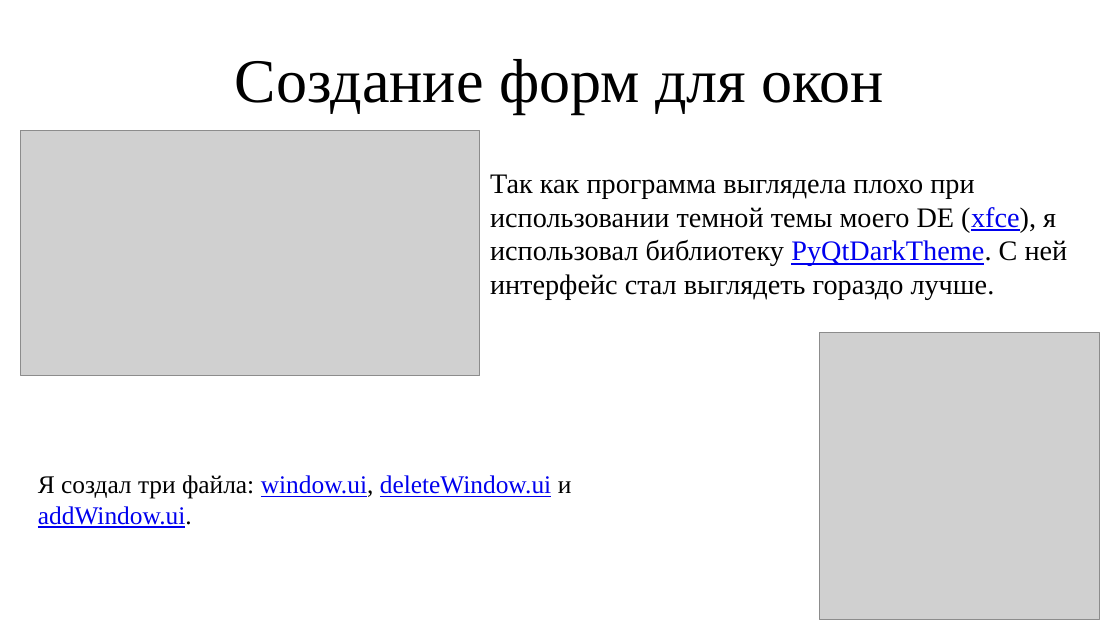
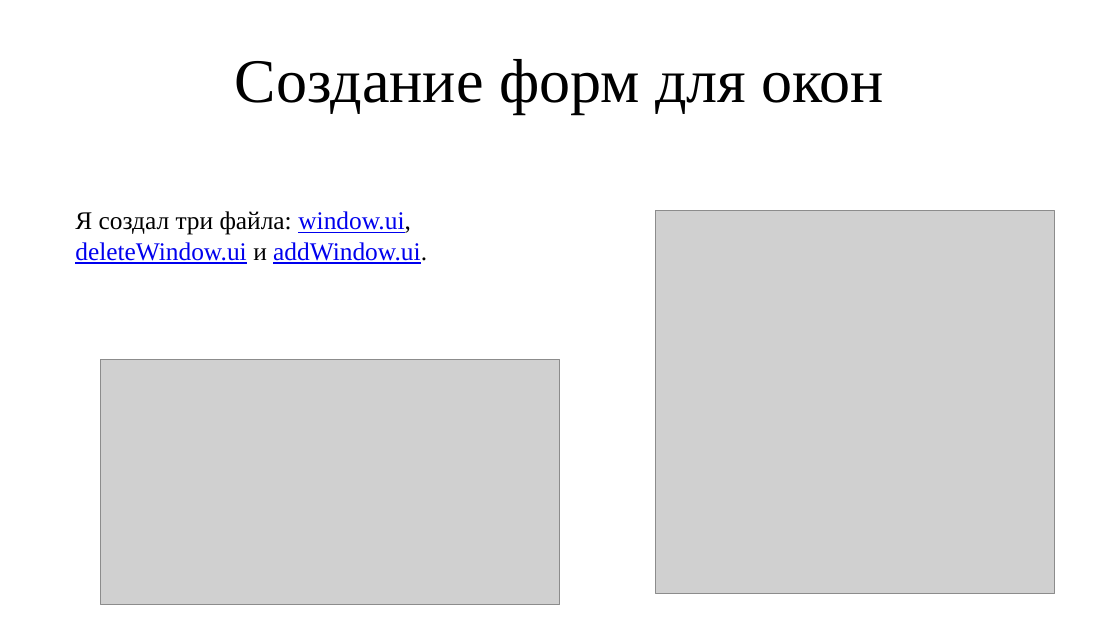
Before and after one commit to NiKar-coder/Project, a slide deck: slide 4 of Presentation.pptx. Drawn at 1120x630 pixels with LibreOffice and Linux fonts; fonts in the diff are those of the drawing; grey boxes stand for pictures. Boxes give left, top, right and bottom in pixels: in the first picture for what was removed or moved away, otherwise in the second. Text is boxed around its words. In the diff, an @@ line names an element or a change of style, - is before the commit and + after.

Commit message:
Discard PyQtDarkTheme

```diff
--- a/Presentation.pptx
+++ b/Presentation.pptx
@@ text "Я создал три файла: window.ui, ..." rewrapped from (x1=38, y1=475, x2=572, y2=528) to (x1=75, y1=211, x2=427, y2=264) @@
@@ text removed at (x1=490, y1=174, x2=1068, y2=300) @@
-Так как программа выглядела плохо при использовании темной темы моего DE (xfce), я использовал библиотеку PyQtDarkTheme. С ней интерфейс стал выглядеть гораздо лучше.
@@ picture resized from (x1=820, y1=332, x2=1101, y2=620) to (x1=657, y1=210, x2=1055, y2=594) @@
@@ picture moved from (x1=20, y1=130, x2=480, y2=376) to (x1=101, y1=359, x2=560, y2=605) @@
```
Also in this commit, not shown: 1 other slide changed, 1 other file.
